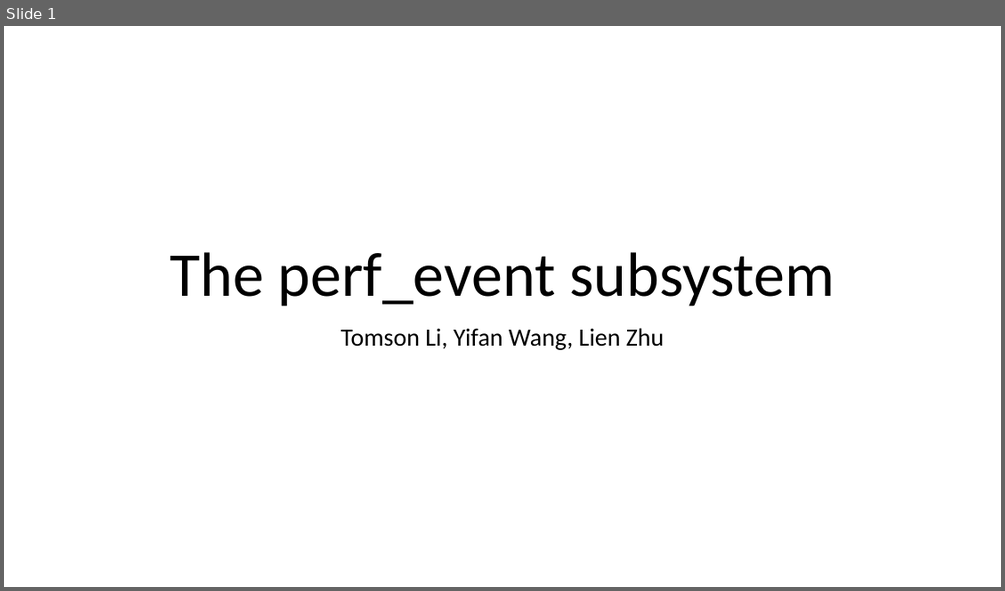
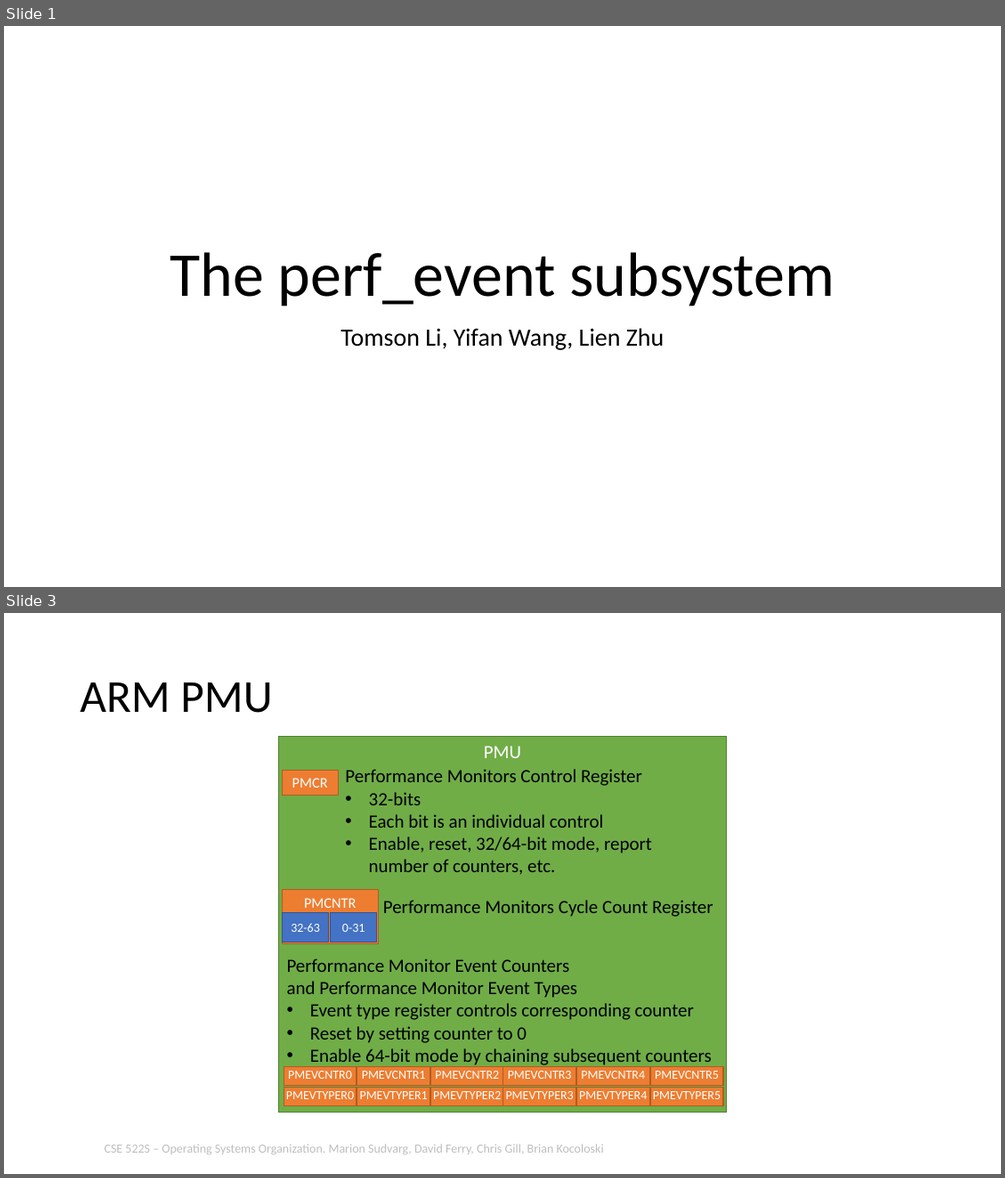
Before and after one commit to lienzhuzhu/project-522, a slide deck: midterm.pptx. Shown one above the other, each under a label of ours: slide 1 before the commit, slides 1 and 3 after it; the slides between them are not shown. The pictures are 1005x591 and 1005x1178 pixels, drawn with LibreOffice and Linux fonts; fonts in the diff are those of the drawing. Boxes give left, top, right and bottom in pixels: in the first picture for what was removed or moved away, otherwise in the second. Text is boxed around its words. In the diff, an @@ line names an element or a change of style, - is before the commit and + after.

```diff
--- a/midterm.pptx
+++ b/midterm.pptx
@@ slide 3 added at (4, 613, 1001, 1174), background #FFFFFF @@
@@ title added at (80, 682, 272, 713), 44 pt, text #000000 @@
+ARM PMU
@@ group added at (278, 737, 727, 1111): 17 rectangles, 3 texts @@
+PMU
+Performance Monitors Control Register
+• 32-bits
+• Each bit is an individual control
+• Enable, reset, 32/64-bit mode, report number of counters, etc.
+Performance Monitors Cycle Count Register
+Performance Monitor Event Counters
+and Performance Monitor Event Types
+• Event type register controls corresponding counter
+• Reset by setting counter to 0
+• Enable 64-bit mode by chaining subsequent counters
+PMCR
+PMCNTR
+0-31
+32-63
+PMEVCNTR0
+PMEVTYPER0
+PMEVCNTR1
+PMEVTYPER1
+PMEVCNTR2
+PMEVTYPER2
+PMEVCNTR3
+PMEVTYPER3
+PMEVCNTR4
+PMEVTYPER4
+PMEVCNTR5
+PMEVTYPER5
@@ text added at (105, 1143, 604, 1154), 12 pt, text #BFBFBF @@
+CSE 522S – Operating Systems Organization. Marion Sudvarg, David Ferry, Chris Gill, Brian Kocoloski
```
Also in this commit, not shown: 2 slides changed, 5 other slides added, 1 slide removed.
